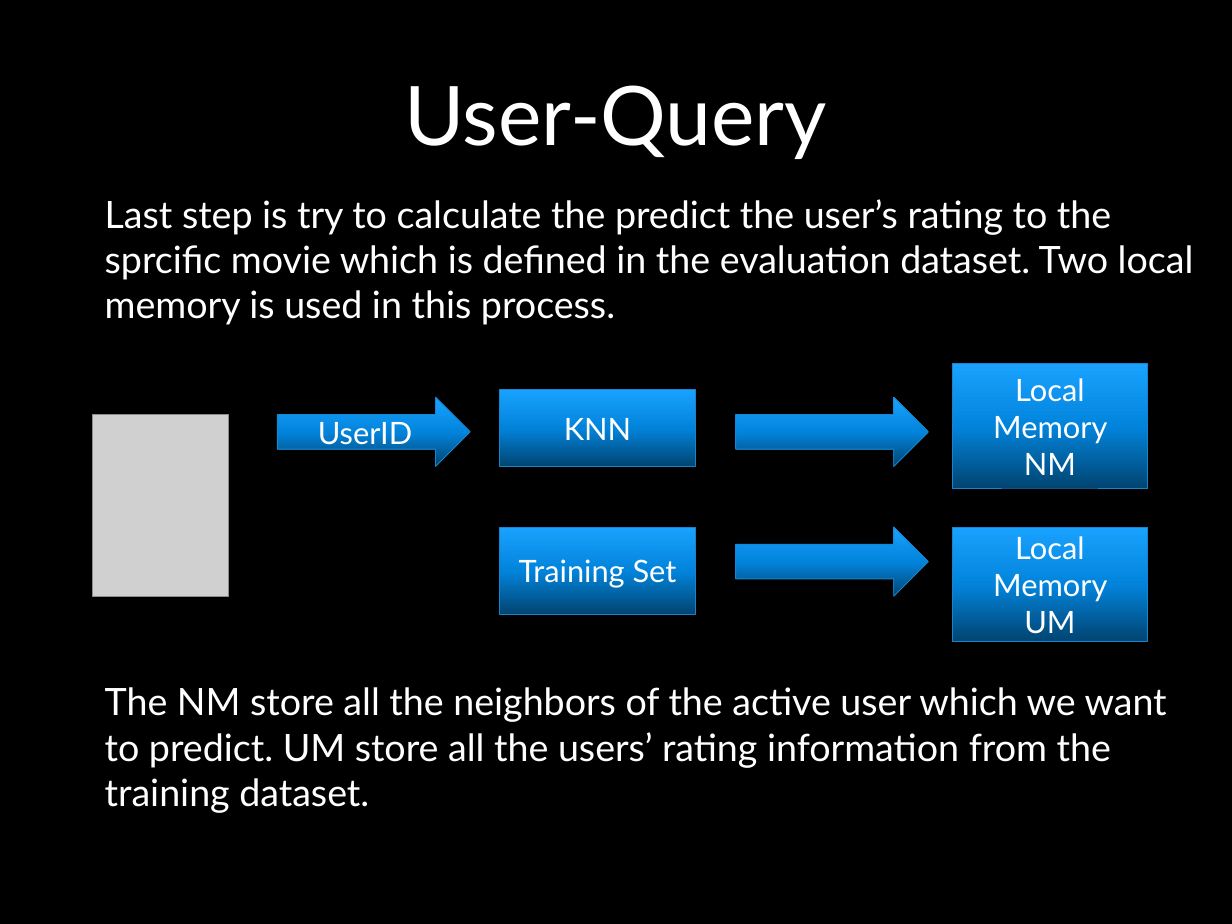
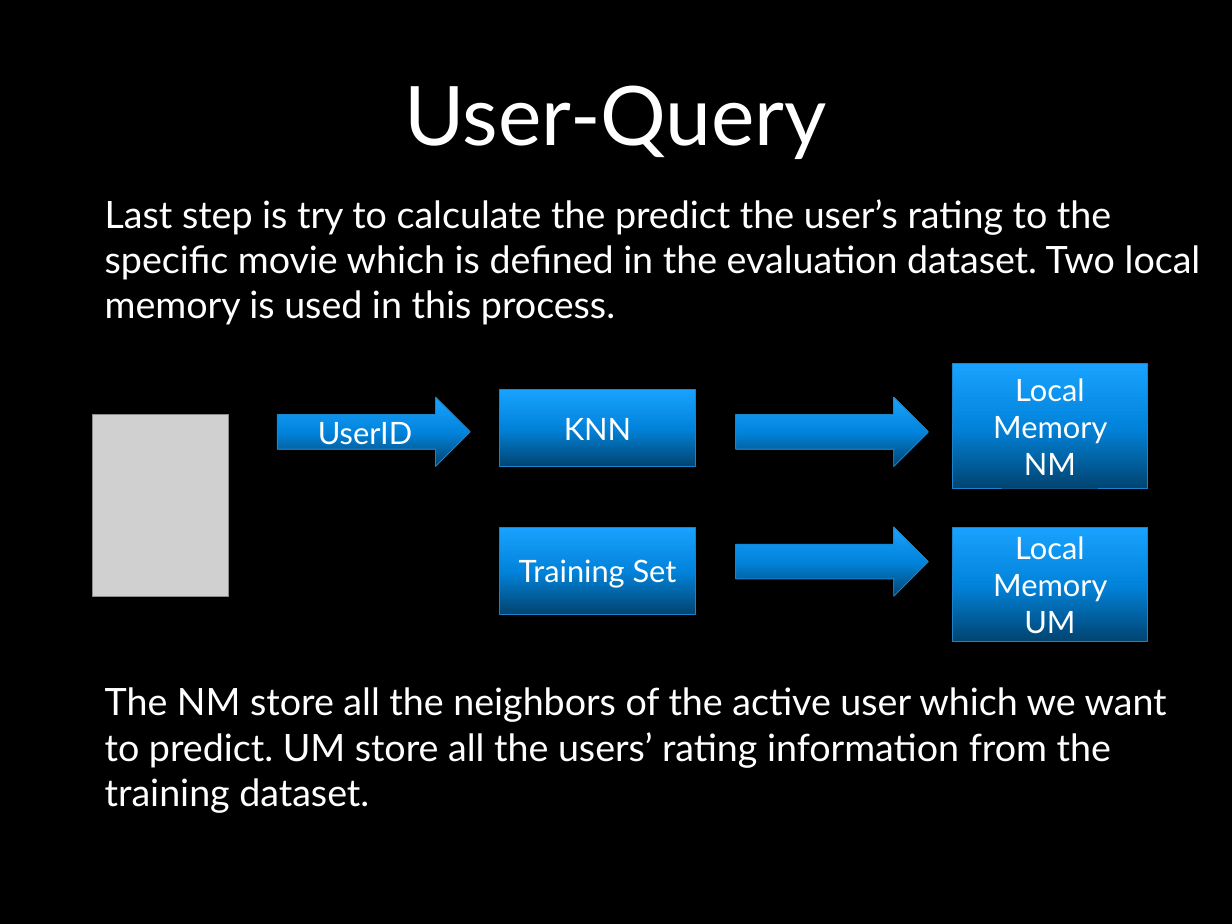
Before and after one commit to UCSBGauchos/MAE-data, a slide deck: slide 20 of Final Presentation.pptx. Drawn at 1232x924 pixels with LibreOffice and Linux fonts; fonts in the diff are those of the drawing; grey boxes stand for pictures; background and template pictures are left out. Boxes give left, top, right and bottom in pixels: in the first picture for what was removed or moved away, otherwise in the second. Text is boxed around its words. In the diff, an @@ line names an element or a change of style, - is before the commit and + after.

Commit message:
local sync

```diff
--- a/Final Presentation.pptx
+++ b/Final Presentation.pptx
@@ text at box(105, 199, 1201, 325): text changed @@
-Last step is try to calculate the predict the user’s rating to the sprcific movie which is defined in the evaluation dataset. Two local memory is used in this process.
+Last step is try to calculate the predict the user’s rating to the specific movie which is defined in the evaluation dataset. Two local memory is used in this process.
```
Also in this commit, not shown: 1 other slide changed, 9 slides added.
